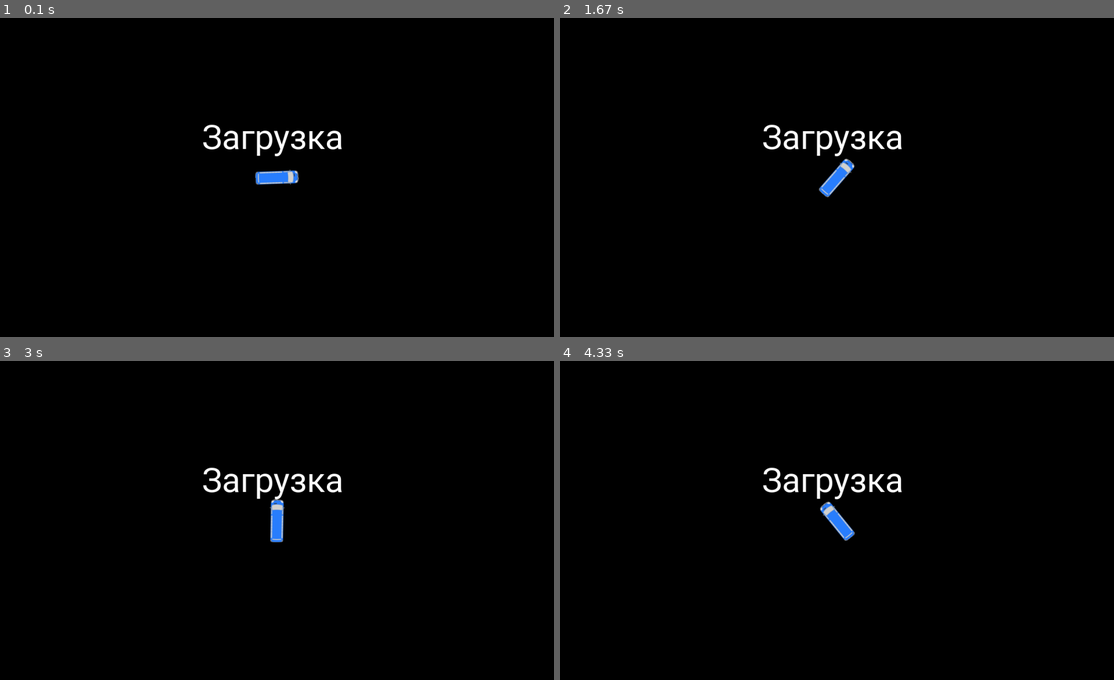
Above: before the commit, frames 1-4 (two rows, left to right).
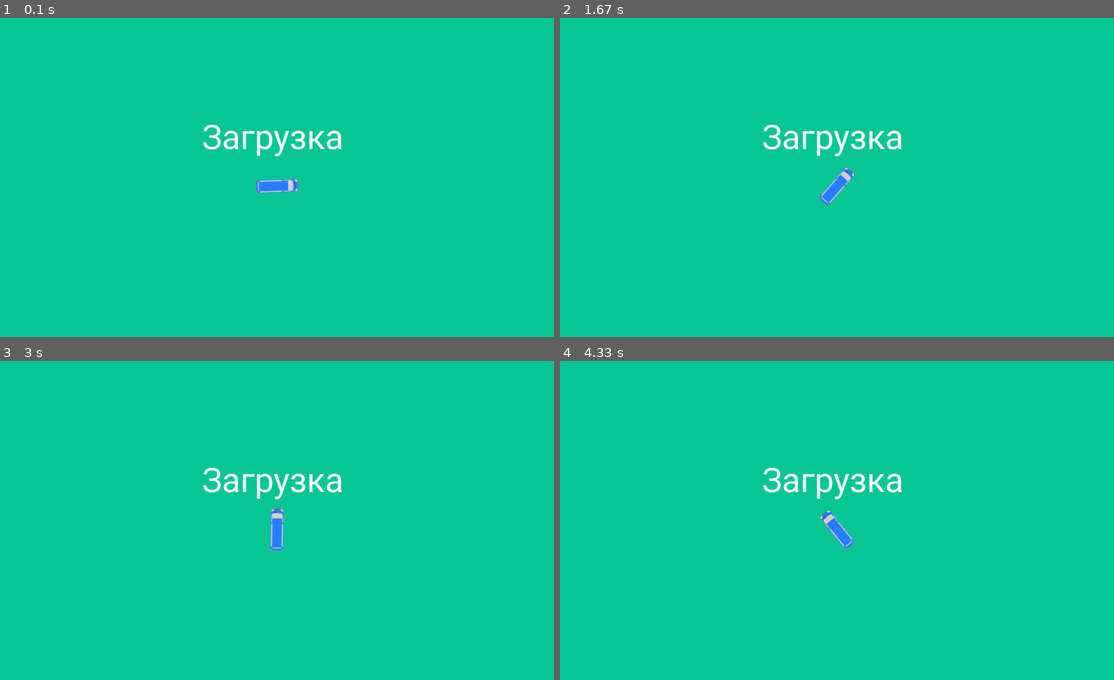
Above: after the commit, the same moments.

Repository: Alicccce/project_pygame
Game: pygame game, started from load_img.py
Same seed, same stepped clock (60 frames per second), same inputs: the game is played once before the commit and once after it.
Inputs:
- Up to frame 1 (0.1 s): no input
- Up to frame 2 (1.67 s): no input
- Up to frame 3 (3 s): no input
- Up to frame 4 (4.33 s): no input

The runs differ from the first frame. In frame 1, 99% of the frame differs, in the area x 0-100%, y 0-100%; in frame 2, 99%; in frame 3, 99%; in frame 4, 99%.

Commit message:
main_game

Diff:
--- a/load_img.py
+++ b/load_img.py
@@ -1,6 +1,5 @@
 import pygame
 import os
-
 
 WHITE = (255, 255, 255)
 BLACK = (0, 0, 0)
@@ -9,12 +8,10 @@
 PINK = (255, 100, 100)
 
 
-
 def load_image(name, colorkey=None):
     fullname = os.path.join('data', name)
     image = pygame.image.load(fullname)
     return image
-
 
 
 def load(surf):
@@ -30,7 +27,7 @@
     finished_rect = finished.get_rect(center=(640, 280))
 
     while running:
-        surf.fill(BLACK)
+        surf.fill((10, 200, 150))
         rotated_img = pygame.transform.rotozoom(img_bus_load, angle, 1)
         surf.blit(finished, finished_rect)
         angle += 1  #
@@ -38,7 +35,7 @@
             angle = 0
 
         surf.blit(rotated_img,
-                  (size[0] // 2 - rotated_img.get_width() // 2, size[1] // 2 - rotated_img.get_height() // 2))
+                  (size[0] // 2 - rotated_img.get_width() // 2, size[1] // 2 - rotated_img.get_height() // 2 + 20))
 
         for event in pygame.event.get():
             if event.type == pygame.QUIT:
